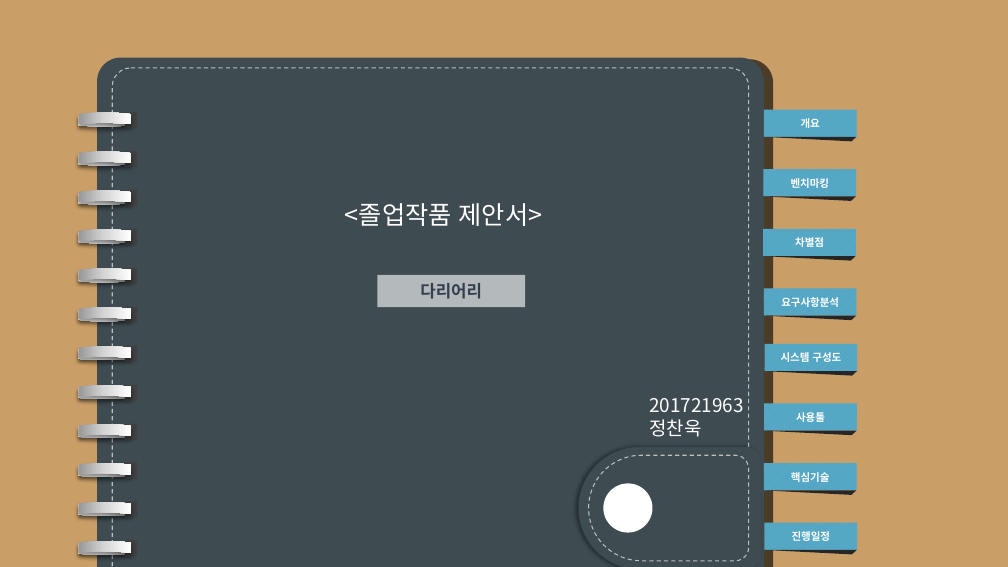
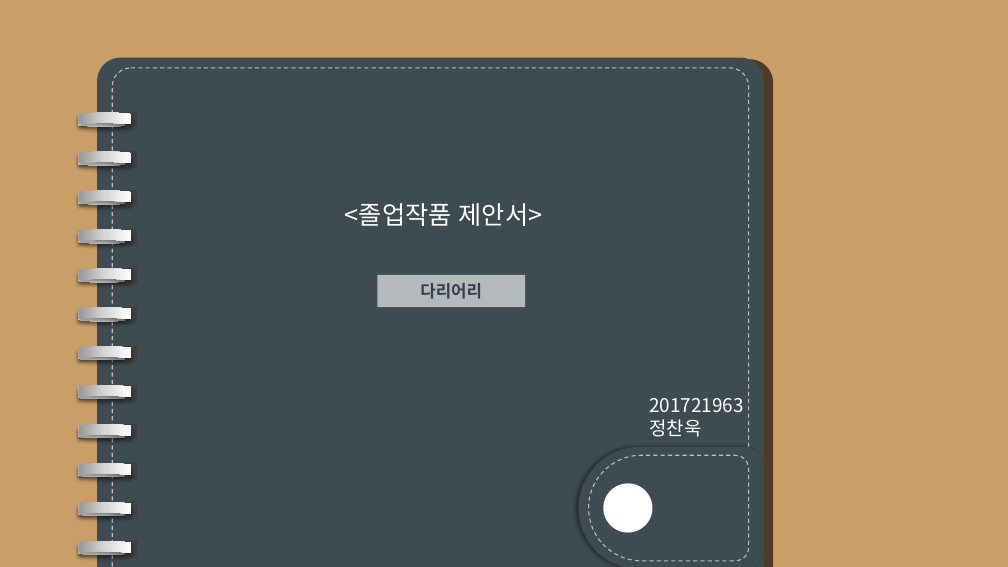
Before and after one commit to haramchae0217/Graduation-Project, a slide deck: slide 1 of Assets/졸업작품제안서(201721963정찬욱).pptx. Drawn at 1008x567 pixels with LibreOffice and Linux fonts; fonts in the diff are those of the drawing. Boxes give left, top, right and bottom in pixels: in the first picture for what was removed or moved away, otherwise in the second. Text is boxed around its words. In the diff, an @@ line names an element or a change of style, - is before the commit and + after.

```diff
--- a/Assets/졸업작품제안서(201721963정찬욱).pptx
+++ b/Assets/졸업작품제안서(201721963정찬욱).pptx
@@ rectangle removed at box(764, 110, 857, 137) @@
-개요
@@ triangle removed at box(764, 137, 857, 141) @@
@@ rectangle removed at box(764, 169, 857, 197) @@
-벤치마킹
@@ triangle removed at box(764, 197, 857, 201) @@
@@ rectangle removed at box(764, 229, 857, 256) @@
-차별점
@@ triangle removed at box(763, 256, 856, 261) @@
@@ rectangle removed at box(764, 289, 857, 316) @@
-요구사항분석
@@ triangle removed at box(764, 316, 857, 321) @@
@@ rectangle removed at box(765, 344, 858, 371) @@
-시스템 구성도
@@ triangle removed at box(765, 371, 858, 376) @@
@@ rectangle removed at box(765, 404, 858, 431) @@
-사용툴
@@ triangle removed at box(764, 431, 857, 436) @@
@@ rectangle removed at box(764, 464, 857, 491) @@
-핵심기술
@@ triangle removed at box(764, 491, 857, 495) @@
@@ rectangle removed at box(765, 523, 858, 550) @@
-진행일정
@@ triangle removed at box(765, 550, 858, 554) @@
```
Also in this commit, not shown: 8 other slides changed, 4 slides added, 1 slide removed, 10 other files.
